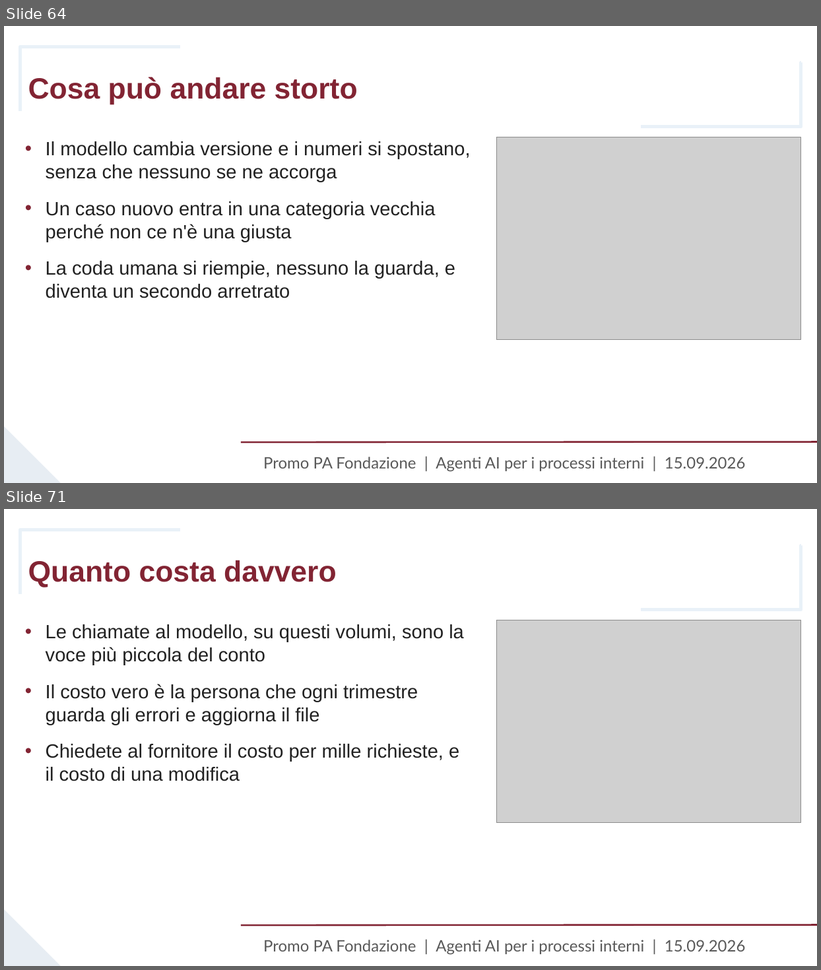
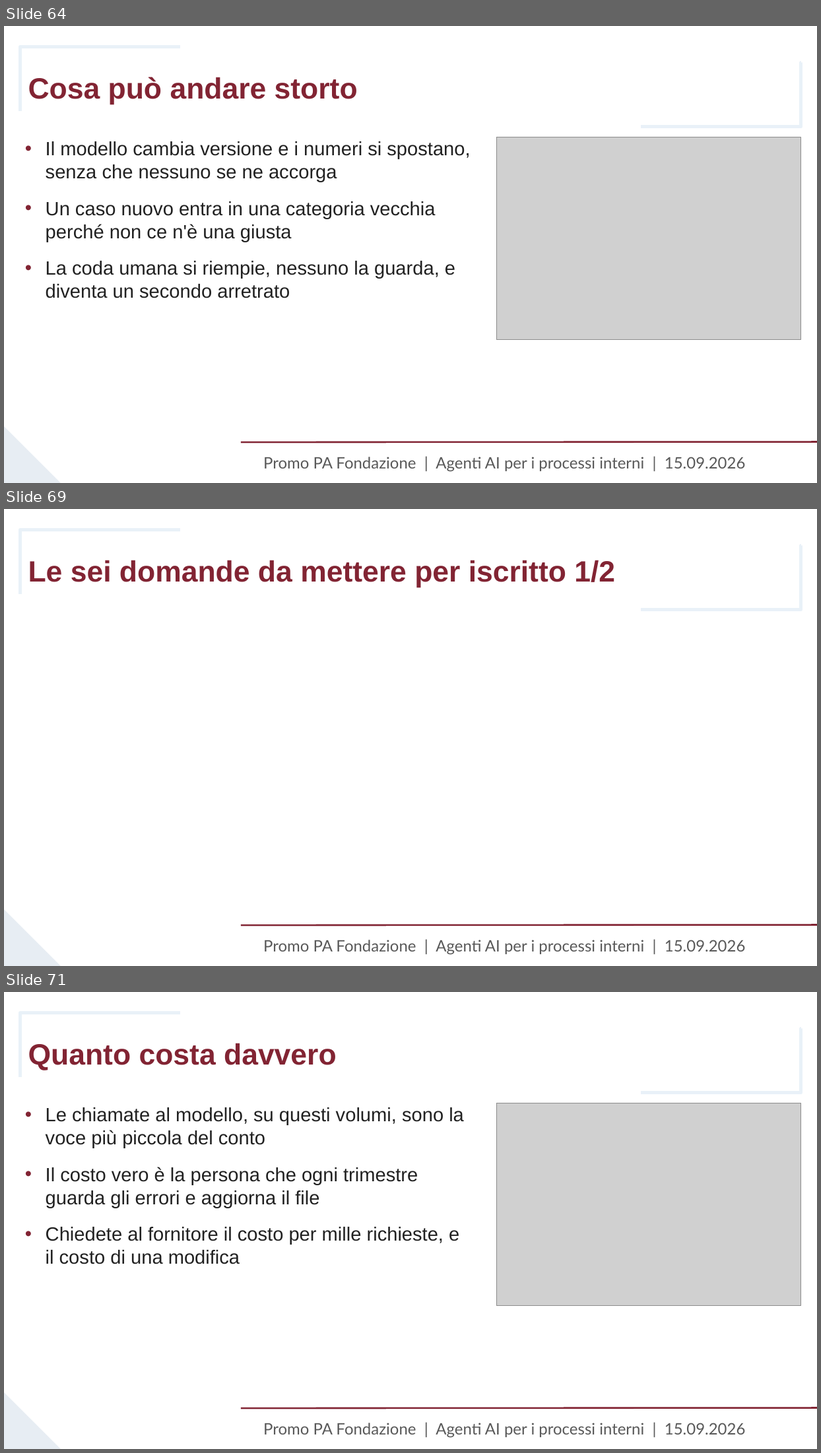
Before and after one commit to fabsilvestri/promopa-agenti-ai, a slide deck: slides/Lezione_15_settembre_Agenti_AI_PromoPA.pptx. Shown one above the other, each under a label of ours: slides 64 and 71 before the commit, slides 64, 69 and 71 after it; the slides between them are not shown. The pictures are 821x970 and 821x1453 pixels, drawn with LibreOffice and Linux fonts; fonts in the diff are those of the drawing; grey boxes stand for pictures; background and template pictures are left out. Boxes give left, top, right and bottom in pixels: in the first picture for what was removed or moved away, otherwise in the second. Text is boxed around its words. In the diff, an @@ line names an element or a change of style, - is before the commit and + after.

```diff
--- a/slides/Lezione_15_settembre_Agenti_AI_PromoPA.pptx
+++ b/slides/Lezione_15_settembre_Agenti_AI_PromoPA.pptx
@@ slide 69 added at (4, 509, 817, 966), background #FFFFFF; not listed: 5 template elements that a slide beside it also shows @@
@@ title added at (28, 560, 615, 588), 26 pt, text #822433, bold @@
+Le sei domande da mettere per iscritto 1/2
```
Also in this commit, not shown: 3 slides changed, 3 other slides added, 4 slides removed, 5 other files.
